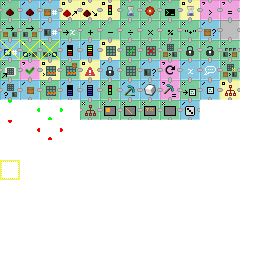
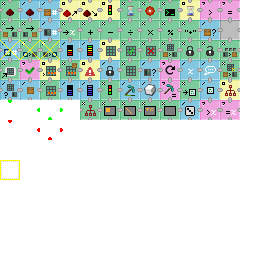
Comparing the layer stacks of the two 256 x 256 images. Changes:
painted on "icons.png" over [200, 100, 240, 120]
